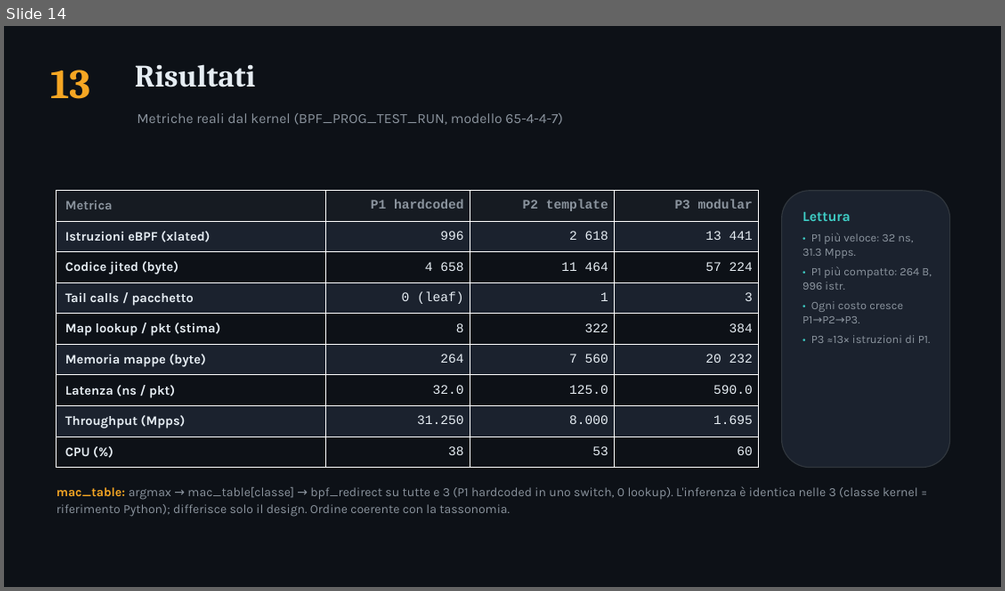
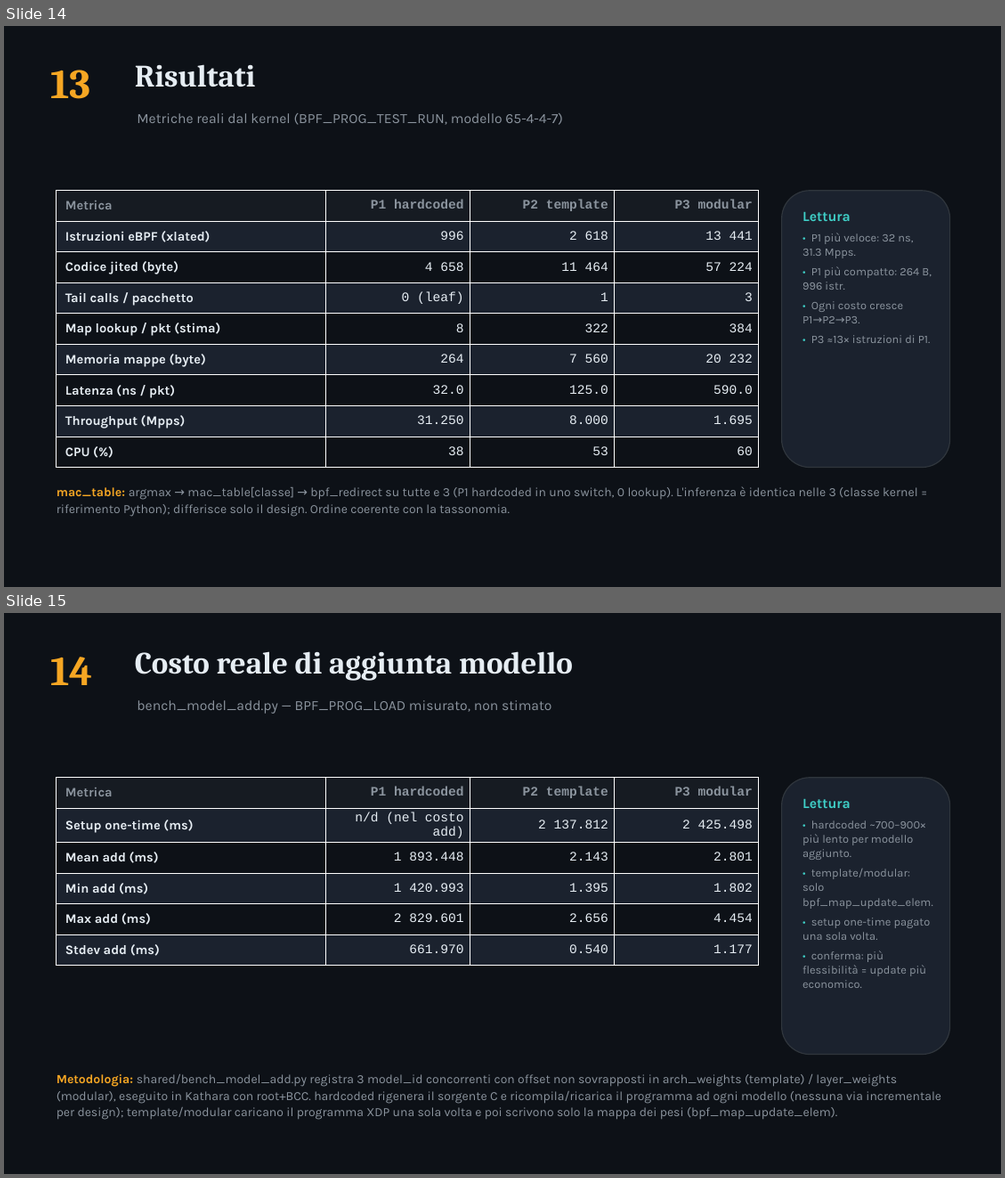
Before and after one commit to ettore-cantile/ipa_lab, a slide deck: docs/IPA_eBPF_pipelines.pptx. Shown one above the other, each under a label of ours: slide 14 before the commit, slides 14 and 15 after it. The pictures are 1005x591 and 1005x1178 pixels, drawn with LibreOffice and Linux fonts; fonts in the diff are those of the drawing. Boxes give left, top, right and bottom in pixels: in the first picture for what was removed or moved away, otherwise in the second. Text is boxed around its words. In the diff, an @@ line names an element or a change of style, - is before the commit and + after.

```diff
--- a/docs/IPA_eBPF_pipelines.pptx
+++ b/docs/IPA_eBPF_pipelines.pptx
@@ slide 15 added at [4,613,1001,1174], background #FFFFFF @@
@@ rectangle added at [4,613,1001,1174], fill #0D1117 @@
@@ text added at [50,657,92,685], 40 pt, text #F5A623, bold @@
+14
@@ text added at [135,651,573,681], 30 pt, text #E6EDF3, bold @@
+Costo reale di aggiunta modello
@@ text added at [137,700,552,714], 13.5 pt, text #8B949E @@
+bench_model_add.py — BPF_PROG_LOAD misurato, non stimato
@@ table added at [57,778,759,1054], 6 rows, 4 columns @@
+Metrica | P1 hardcoded | P2 template | P3 modular
+Setup one-time (ms) | n/d (nel costo add) | 2 137.812 | 2 425.498
+Mean add (ms) | 1 893.448 | 2.143 | 2.801
+Min add (ms) | 1 420.993 | 1.395 | 1.802
+Max add (ms) | 2 829.601 | 2.656 | 4.454
+Stdev add (ms) | 661.970 | 0.540 | 1.177
@@ rounded rectangle added at [782,778,950,1054], fill #1B222E, outline #30363D 1 pt @@
@@ text added at [802,799,933,988], 11 pt, text #8B949E @@
+Lettura
+• hardcoded ~700–900× più lento per modello aggiunto.
+• template/modular: solo bpf_map_update_elem.
+• setup one-time pagato una sola volta.
+• conferma: più flessibilità = update più economico.
@@ text added at [57,1074,941,1119], 12 pt, text #8B949E @@
+Metodologia: shared/bench_model_add.py registra 3 model_id concorrenti con offset non sovrapposti in arch_weights (template) / layer_weights (modular), eseguito in Kathara con root+BCC. hardcoded rigenera il sorgente C e ricompila/ricarica il programma ad ogni modello (nessuna via incrementale per design); template/modular caricano il programma XDP una sola volta e poi scrivono solo la mappa dei pesi (bpf_map_update_elem).
```
Also in this commit, not shown: 2 slides changed, 9 other files.
